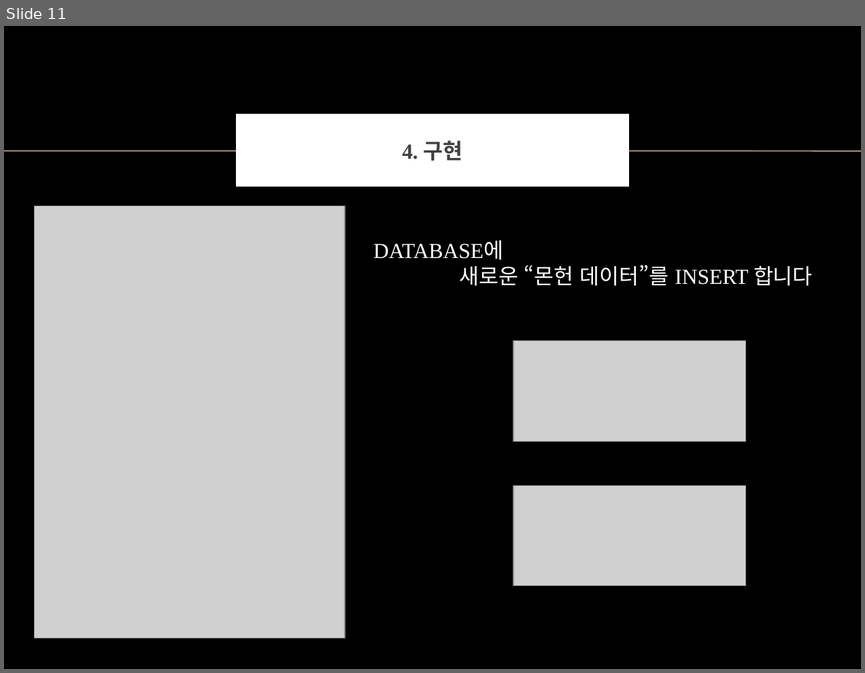
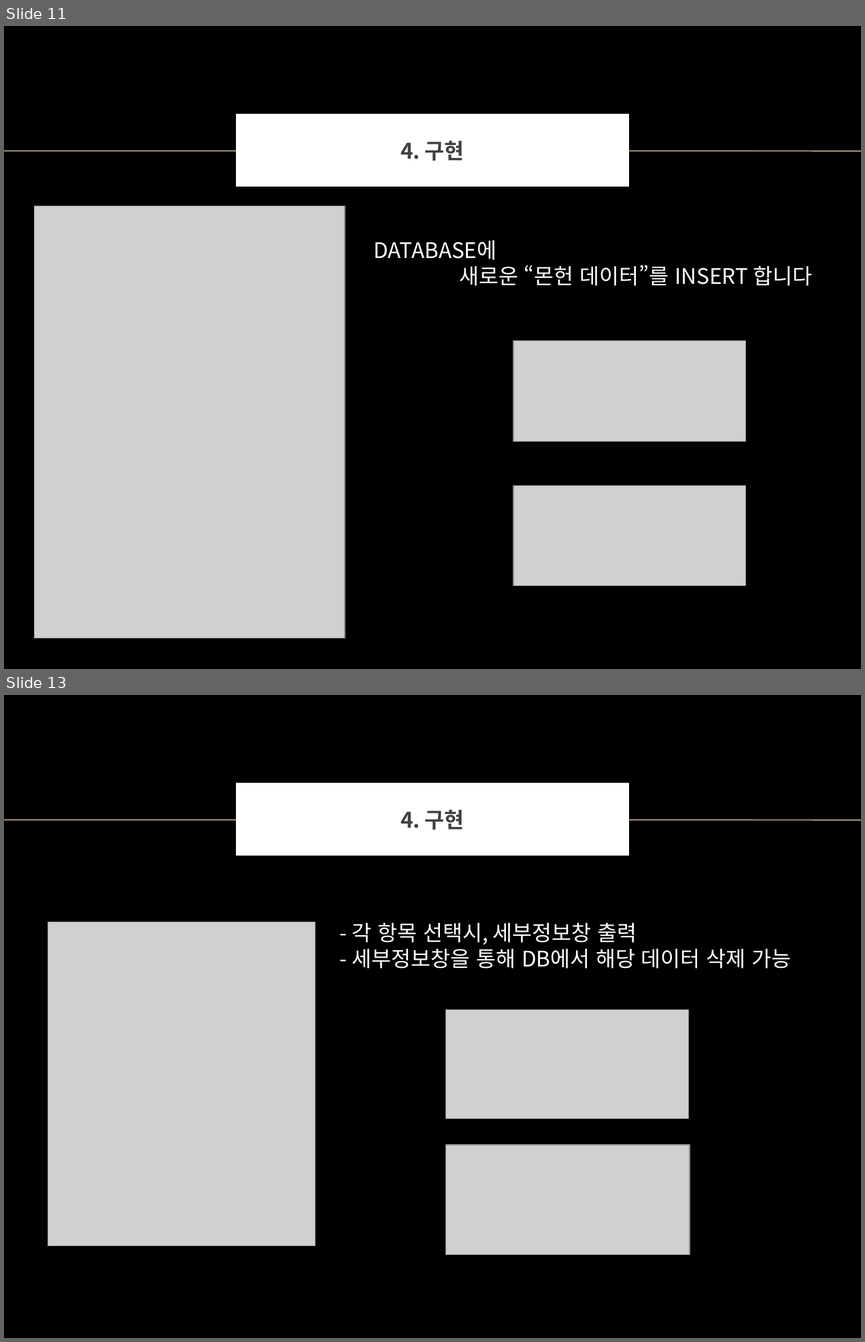
Before and after one commit to Chocobe/JAVA_Lecture, a slide deck: Java_tutorial/src/project_07_MonsterHunter_Weapon_DB/Monster_Hunter_ppt/몬스터헌터_무기DB.pptx. Shown one above the other, each under a label of ours: slide 11 before the commit, slides 11 and 13 after it; the slides between them are not shown. The pictures are 865x673 and 865x1342 pixels, drawn with LibreOffice and Linux fonts; fonts in the diff are those of the drawing; grey boxes stand for pictures; background and template pictures are left out. Boxes give left, top, right and bottom in pixels: in the first picture for what was removed or moved away, otherwise in the second. Text is boxed around its words. In the diff, an @@ line names an element or a change of style, - is before the commit and + after.

```diff
--- a/Java_tutorial/src/project_07_MonsterHunter_Weapon_DB/Monster_Hunter_ppt/몬스터헌터_무기DB.pptx
+++ b/Java_tutorial/src/project_07_MonsterHunter_Weapon_DB/Monster_Hunter_ppt/몬스터헌터_무기DB.pptx
@@ slide 13 added at [4, 695, 861, 1338], background picture (left out); not listed: 1 template element that a slide beside it also shows @@
@@ title added at [239, 787, 626, 853], fill #FFFFFF, outline #FFFFFF 6 pt, 18 pt, text #404040, bold @@
+4. 구현
@@ picture added at [48, 922, 315, 1246] @@
@@ text added at [352, 922, 791, 968], 18 pt, text #FFFFFF @@
+- 각 항목 선택시, 세부정보창 출력
+- 세부정보창을 통해 DB에서 해당 데이터 삭제 가능
@@ picture added at [446, 1009, 689, 1118] @@
@@ picture added at [446, 1145, 689, 1255] @@
@@ slide 11 changed as well @@
@@ title "4. 구현" at [239, 118, 626, 184]: font Times New Roman to Noto Sans CJK KR @@
@@ text "DATABASE에" at [373, 240, 812, 286]: font Times New Roman to Noto Sans CJK KR @@
```
Also in this commit, not shown: 21 other slides changed, 1 other slide added, 5 other files.
